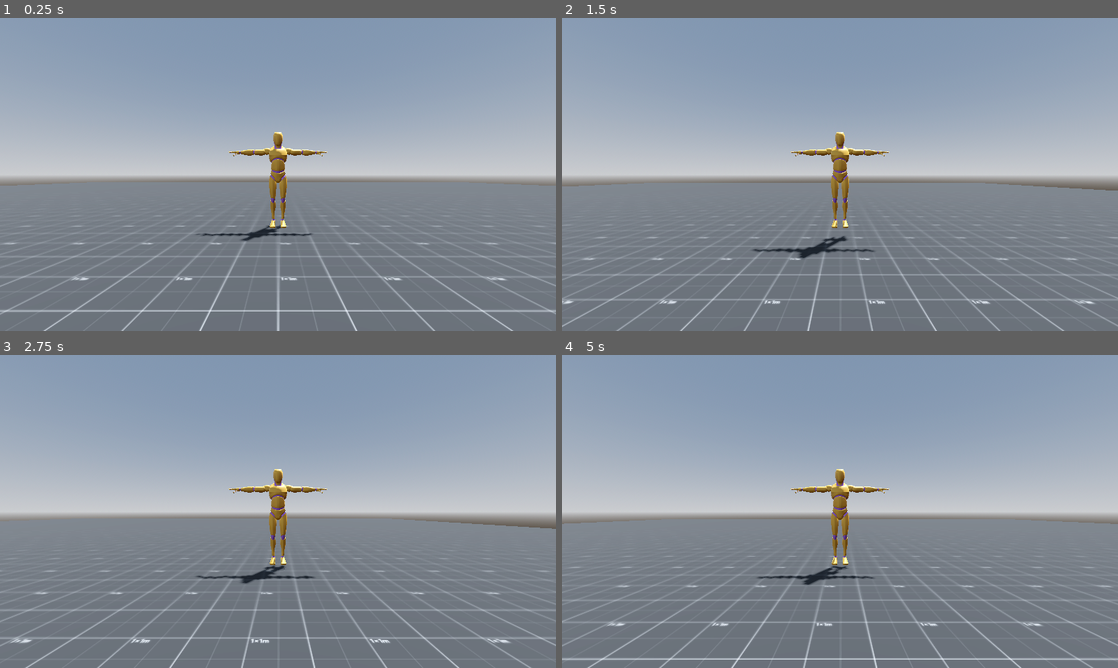
Above: before the commit, frames 1-4 (two rows, left to right).
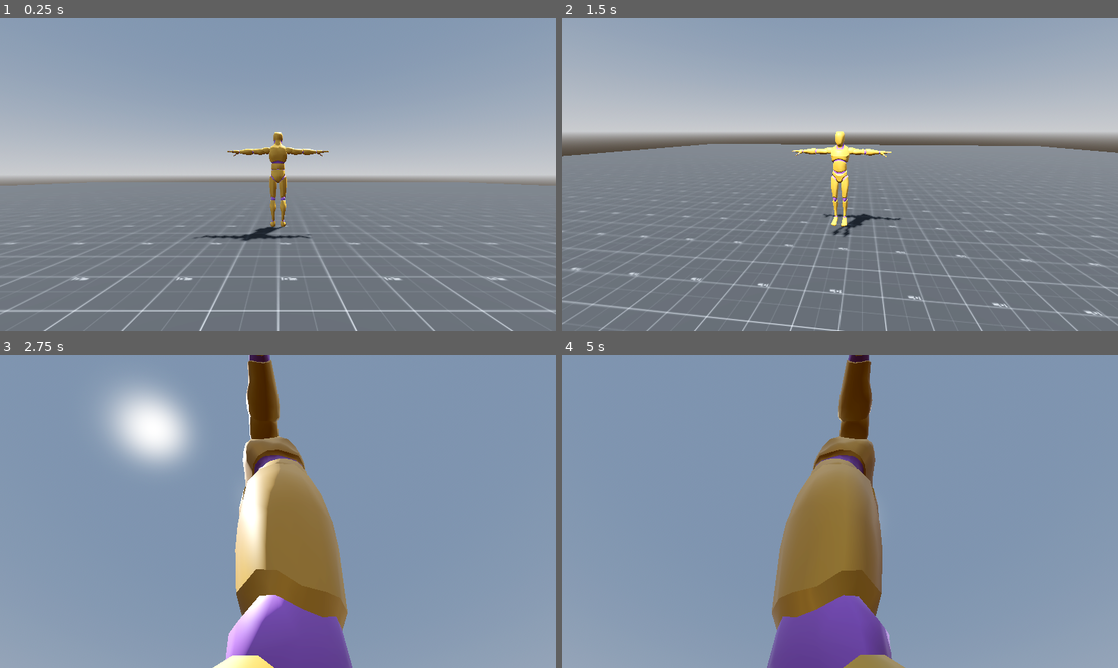
Above: after the commit, the same moments.

Repository: electricmasquerade/third-person-template
Game: Godot game, scene res://Scenes/sandbox.tscn
The game is run twice, just before and just after one commit, with the same random seed, the same clock (stepped at 60 frames per second) and the same inputs.
Inputs (mouse positions are in pixels of both pictures, inside the frame that each line leads up to):
- Up to frame 1 (0.25 s): no input
- Up to frame 2 (1.5 s): tap Enter at 0.5 s; move the mouse to (962, 158) at 0.52 s; hold Right (right) 0.53-1.28 s; tap Space (jump) at 0.6, 0.77, 1.07, 1.35 s; move the mouse to (728, 190) at 1.27 s; hold S (backward) from 1.28 s (still down)
- Up to frame 3 (2.75 s): tap Space (jump) at 1.52, 1.82, 2.1 s; move the mouse to (333, 442) at 2.02 s; release S (backward) at 2.03 s; hold Right (right) from 2.03 s (still down)
- Up to frame 4 (5 s): move the mouse to (812, 574) at 2.77 s; release Right (right) at 2.78 s; hold W (forward) 2.78-3.53 s; tap Space (jump) at 2.85, 3.02, 3.32, 3.6, 3.77, 4.07, 4.35, 4.52, 4.82 s; move the mouse to (1006, 558) at 3.52 s; hold Left (left) from 3.53 s (still down); tap Escape (pause, bound only after the commit) at 4.15 s; move the mouse to (673, 464) at 4.27 s

The runs differ from the first frame. In frame 1, 0.8% of the frame differs, in the area x 34-60%, y 36-71%; in frame 2, 32%; in frame 3, 74%, in the area x 0-100%, y 0-100%; in frame 4, 74%.

Commit message:
added info for states

Diff:
--- a/Player/player.gd
+++ b/Player/player.gd
@@ -1,9 +1,44 @@
 extends CharacterBody3D
+class_name Player
+
+@export var walk_speed: float = 5.0
+@export var run_speed: float = 10.0
+@export var jump: float = 4.5
+var move_direction := Vector3.ZERO
+@onready var mesh_pivot: Node3D = $MeshPivot
 
 
-@export var walk_speed = 5.0
-@export var jump = 4.5
 
+#camera variables
+@onready var cam_yaw_pivot: Node3D = $CamYaw
+@onready var cam_pitch_pivot: Node3D = $CamYaw/CamPitch
+var cam_yaw: float = 0.0
+var cam_pitch: float = 0.0
+@onready var third_per_cam: Camera3D = $CamYaw/CamPitch/SpringArm3D/ThirdPerCam
+@export var gamepad_sensitivity: float = 0.1
+@export var mouse_sensitivity: float = 0.002
+@export var look_sensitivity: float = 0.01
+@export var look_deadzone: float = 0.1
+
+@export var smoothing: float = 5.0
+@export var turn_speed: float = 25.0 #speed the player turns towards the camera direction
+
+# state stuff
+var current_state := "idle"
+var states: Dictionary[Variant, Variant] = {
+	"idle": StateIdle.new(),
+	"walk": StateWalk.new()
+	}
+
+
+func _ready() -> void:
+	Input.set_mouse_mode(Input.MOUSE_MODE_CAPTURED)
+
+func _unhandled_input(event):
+	if event is InputEventMouseMotion:
+		cam_yaw += -event.relative.x * look_sensitivity
+		cam_pitch += -event.relative.y * look_sensitivity
+		cam_pitch = clamp(cam_pitch, deg_to_rad(-70), deg_to_rad(65))
 
 func _physics_process(delta: float) -> void:
 	# Add the gravity.
@@ -14,15 +49,59 @@
 	if Input.is_action_just_pressed("jump") and is_on_floor():
 		velocity.y = jump
 
+	if Input.is_action_just_pressed("pause"):
+		if Input.mouse_mode == Input.MOUSE_MODE_CAPTURED:
+			Input.set_mouse_mode(Input.MOUSE_MODE_VISIBLE)
+		else:
+			Input.set_mouse_mode(Input.MOUSE_MODE_CAPTURED)
+
+
 	# Get the input direction and handle the movement/deceleration.
 	# As good practice, you should replace UI actions with custom gameplay actions.
-	var input_dir := Input.get_vector("left", "right", "forward", "backward")
-	var direction := (transform.basis * Vector3(input_dir.x, 0, input_dir.y)).normalized()
+
+	var direction := compute_move_direction()
 	if direction:
 		velocity.x = direction.x * walk_speed
 		velocity.z = direction.z * walk_speed
+		mesh_pivot.rotation.y = lerp_angle(mesh_pivot.rotation.y, atan2(-velocity.x, -velocity.z), turn_speed * delta)
 	else:
 		velocity.x = move_toward(velocity.x, 0, walk_speed)
 		velocity.z = move_toward(velocity.z, 0, walk_speed)
 
+	# rotate mesh pivot to face direction
+	#mesh_pivot.rotation.y = lerp_angle(mesh_pivot.rotation.y, atan2(-velocity.x, -velocity.z), turn_speed * delta)
+
+
+	#TODO: Put state machine stuff here
+	move_direction = direction
+
+	handle_camera(delta)
 	move_and_slide()
+
+func handle_camera(delta):
+	var axis_vector: Vector2 = Vector2.ZERO
+	axis_vector.x  = Input.get_action_strength("look_right") - Input.get_action_strength("look_left")
+	axis_vector.y  = Input.get_action_strength("look_down") - Input.get_action_strength("look_up")
+
+	if axis_vector.length() > look_deadzone:
+		# Handle gamepad input for camera rotation.
+		cam_pitch += -axis_vector.y * gamepad_sensitivity
+		cam_yaw += -axis_vector.x * gamepad_sensitivity
+		cam_pitch = clamp(cam_pitch, deg_to_rad(-80), deg_to_rad(65))
+
+	cam_pitch_pivot.rotation.x = lerp_angle(cam_pitch_pivot.rotation.x, cam_pitch, smoothing * delta)
+	cam_yaw_pivot.rotation.y = lerp_angle(cam_yaw_pivot.rotation.y, cam_yaw, smoothing * delta)
+
+func compute_move_direction() -> Vector3:
+	var input_dir := Input.get_vector("left", "right", "forward", "backward")
+	var direction := (cam_yaw_pivot.basis * Vector3(input_dir.x, 0, input_dir.y)).normalized()
+	return direction
+
+
+func transition_to_state(state: String) -> void:
+	if states.has(state):
+		states[current_state].exit(self)
+		current_state = state
+		states[current_state].enter(self)
+	else:
+		push_error("State " + state + " does not exist in the state machine.")
--- a/Player/player.tscn
+++ b/Player/player.tscn
@@ -2,6 +2,7 @@
 
 [ext_resource type="Script" uid="uid://1x5q23e13iun" path="res://Player/player.gd" id="1_4ntmi"]
 [ext_resource type="PackedScene" uid="uid://c23wue2cqeeo1" path="res://Characters/Universal Animation Library[Standard]/Unreal-Godot/UAL1_Standard.glb" id="1_l8h54"]
+[ext_resource type="AnimationLibrary" uid="uid://cl5w26nq88vl1" path="res://Characters/Universal Animation Library 2[Standard]/Unreal-Godot/UAL2_Standard.glb" id="3_btcbx"]
 
 [sub_resource type="CapsuleShape3D" id="CapsuleShape3D_4ntmi"]
 
@@ -18,6 +19,68 @@
 transform = Transform3D(1, 0, 0, 0, 1, 0, 0, 0, 1, 0, -1, 0)
 
 [node name="UAL1_Standard" parent="MeshPivot" unique_id=316747825 instance=ExtResource("1_l8h54")]
+transform = Transform3D(-1, 0, 8.940697e-08, 0, 1, 0, -8.940697e-08, 0, -1, 0, 0, 0)
+
+[node name="GeneralSkeleton" parent="MeshPivot/UAL1_Standard/Armature" parent_id_path=PackedInt32Array(316747825, 1045120003) index="0" unique_id=754128125]
+bones/1/position = Vector3(0, 0.9167, -0.050100047)
+bones/1/rotation = Quaternion(2.682209e-07, 0, 0, 1)
+bones/3/rotation = Quaternion(-1.4528631e-07, 0, 0, 1)
+bones/4/rotation = Quaternion(-4.4703484e-08, 0, 0, 1)
+bones/5/rotation = Quaternion(2.2351742e-08, 0, 0, 1)
+bones/6/rotation = Quaternion(2.3841858e-07, 0, 0, 1)
+bones/7/rotation = Quaternion(0.5, 0.49999988, 0.5, -0.5000001)
+bones/8/rotation = Quaternion(1.6391276e-07, 1, 4.4703476e-08, -2.9802319e-08)
+bones/9/rotation = Quaternion(-1.1590383e-07, -0.70710695, -1.0536709e-08, 0.7071066)
+bones/10/rotation = Quaternion(-1.8751639e-07, 0.70710707, 1.07511596e-07, 0.7071065)
+bones/11/rotation = Quaternion(3.5762793e-07, -3.725291e-07, 5.960465e-08, 1)
+bones/12/rotation = Quaternion(0, -1.1920929e-07, 5.9604645e-08, 1)
+bones/13/rotation = Quaternion(0, 0, 5.9604645e-08, 1)
+bones/15/rotation = Quaternion(3.1292439e-07, -2.3841858e-07, 5.9604645e-08, 1)
+bones/16/rotation = Quaternion(-2.9802322e-08, -1.1920929e-07, 2.9802322e-08, 1)
+bones/17/rotation = Quaternion(0, -5.960466e-08, -2.980233e-08, 1)
+bones/19/rotation = Quaternion(3.4272674e-07, -2.831221e-07, 2.9802326e-08, 1)
+bones/20/rotation = Quaternion(0, -1.0430813e-07, 5.9604645e-08, 1)
+bones/23/rotation = Quaternion(2.8312203e-07, -4.4703478e-07, 5.9604638e-08, 1)
+bones/24/rotation = Quaternion(2.9802322e-08, -8.940697e-08, 8.940697e-08, 1)
+bones/25/rotation = Quaternion(0, 0, -5.9604645e-08, 1)
+bones/27/rotation = Quaternion(-0.2141867, 0.67388695, 0.21418685, 0.67388755)
+bones/28/rotation = Quaternion(-1.3411045e-07, -5.9604645e-08, -5.9604645e-08, 1)
+bones/29/rotation = Quaternion(1.4901161e-08, 7.4505806e-08, 2.9802322e-08, 1)
+bones/30/scale = Vector3(1.0001454, 1.0004876, 1.0005833)
+bones/31/rotation = Quaternion(0.5, -0.49999988, -0.5, -0.5000001)
+bones/32/rotation = Quaternion(-1.3411044e-07, 1, 7.45058e-08, 2.9802319e-08)
+bones/33/rotation = Quaternion(-1.3697726e-07, 0.707107, -1.0536716e-08, 0.70710665)
+bones/34/rotation = Quaternion(-1.8728218e-07, -0.7071071, -1.07745805e-07, 0.7071064)
+bones/35/rotation = Quaternion(3.8743025e-07, 3.8743025e-07, -8.940698e-08, 1)
+bones/36/rotation = Quaternion(-2.9802322e-08, 1.1920929e-07, -2.9802322e-08, 1)
+bones/37/rotation = Quaternion(0, -1.4901161e-08, -1.4901161e-08, 1)
+bones/38/rotation = Quaternion(4.93601e-08, 1, 1.31505296e-08, -7.2555615e-08)
+bones/39/rotation = Quaternion(4.0233135e-07, 2.2351742e-07, -5.9604645e-08, 1)
+bones/40/rotation = Quaternion(-2.9802322e-08, 1.1920929e-07, -2.9802322e-08, 1)
+bones/41/rotation = Quaternion(1.4901165e-08, 1.4901165e-08, 4.4703494e-08, 1)
+bones/43/rotation = Quaternion(3.8743025e-07, 3.2782557e-07, -8.940698e-08, 1)
+bones/44/rotation = Quaternion(-1.4901161e-08, 1.3411045e-07, -7.4505806e-08, 1)
+bones/45/rotation = Quaternion(1.4901161e-08, 1.4901161e-08, 0, 1)
+bones/46/rotation = Quaternion(-0.03375011, 0.99943036, 7.077092e-09, -1.322724e-07)
+bones/47/rotation = Quaternion(3.874302e-07, 3.2782555e-07, -8.940697e-08, 1)
+bones/48/rotation = Quaternion(-1.4901161e-08, 1.0430813e-07, -2.9802322e-08, 1)
+bones/49/rotation = Quaternion(0, 5.9604645e-08, 0, 1)
+bones/50/rotation = Quaternion(-0.018857837, 0.9998222, -1.5216909e-08, -2.369153e-07)
+bones/51/rotation = Quaternion(-0.21418679, -0.6738869, -0.21418697, 0.6738875)
+bones/52/rotation = Quaternion(1.4901163e-08, 8.940698e-08, -5.960465e-08, 1)
+bones/53/rotation = Quaternion(5.9604638e-08, -2.9802319e-08, -2.9802319e-08, 1)
+bones/54/scale = Vector3(1.0001453, 1.0004876, 1.0005833)
+bones/55/rotation = Quaternion(0, 2.115965e-06, 1, 0)
+bones/56/rotation = Quaternion(4.9513798e-09, 1, -3.8300645e-06, 6.331045e-10)
+bones/57/rotation = Quaternion(3.019401e-09, 0.70710546, -0.7071081, -3.4309913e-09)
+bones/58/rotation = Quaternion(4.4117336e-08, 1, 5.9604645e-08, 1.9473367e-08)
+bones/60/rotation = Quaternion(-6.510936e-11, 2.115965e-06, 1, -9.305792e-09)
+bones/61/rotation = Quaternion(5.2846154e-09, 1, -3.8300645e-06, 2.7046976e-10)
+bones/62/rotation = Quaternion(-3.0232599e-09, 0.70710546, -0.7071081, 3.2290552e-09)
+bones/63/rotation = Quaternion(4.4117336e-08, 1, 5.9604645e-08, 1.9473367e-08)
+
+[node name="AnimationPlayer" parent="MeshPivot/UAL1_Standard" index="1" unique_id=433694141]
+libraries/UAL2_Standard = ExtResource("3_btcbx")
 
 [node name="CamYaw" type="Node3D" parent="." unique_id=1572525014]
 
@@ -29,3 +92,9 @@
 spring_length = 4.0
 
 [node name="ThirdPerCam" type="Camera3D" parent="CamYaw/CamPitch/SpringArm3D" unique_id=728286014]
+
+[node name="AnimationTree" type="AnimationTree" parent="." unique_id=315916123]
+root_node = NodePath("../MeshPivot/UAL1_Standard")
+anim_player = NodePath("../MeshPivot/UAL1_Standard/AnimationPlayer")
+
+[editable path="MeshPivot/UAL1_Standard"]
--- a/Scenes/sandbox.tscn
+++ b/Scenes/sandbox.tscn
@@ -36,3 +36,4 @@
 
 [node name="Player" parent="." unique_id=1584671684 instance=ExtResource("2_2b6ht")]
 transform = Transform3D(1, 0, 0, 0, 1, 0, 0, 0, 1, 0, 1, 0)
+walk_speed = 4.0
--- /dev/null
+++ b/States/StateBase.gd
@@ -0,0 +1,23 @@
+extends Node
+class_name StateBase
+
+# Called when the node enters the scene tree for the first time.
+func _ready() -> void:
+	pass # Replace with function body.
+
+
+# Called every frame. 'delta' is the elapsed time since the previous frame.
+func _process(delta: float) -> void:
+	pass
+
+func enter(player: Player):
+	pass
+
+func exit(player: Player):
+	pass
+
+func handle_input(player: Player, event):
+	pass
+
+func update(player: Player, delta: float):
+	pass
--- /dev/null
+++ b/States/StateIdle.gd
@@ -0,0 +1,11 @@
+extends StateBase
+class_name StateIdle
+
+# Called when the node enters the scene tree for the first time.
+func _ready() -> void:
+	pass # Replace with function body.
+
+
+# Called every frame. 'delta' is the elapsed time since the previous frame.
+func _process(delta: float) -> void:
+	pass
--- /dev/null
+++ b/States/StateWalk.gd
@@ -0,0 +1,11 @@
+extends StateBase
+class_name StateWalk
+
+# Called when the node enters the scene tree for the first time.
+func _ready() -> void:
+	pass # Replace with function body.
+
+
+# Called every frame. 'delta' is the elapsed time since the previous frame.
+func _process(delta: float) -> void:
+	pass
--- a/project.godot
+++ b/project.godot
@@ -57,6 +57,32 @@
 , Object(InputEventJoypadButton,"resource_local_to_scene":false,"resource_name":"","device":-1,"button_index":0,"pressure":0.0,"pressed":true,"script":null)
 ]
 }
+pause={
+"deadzone": 0.2,
+"events": [Object(InputEventKey,"resource_local_to_scene":false,"resource_name":"","device":-1,"window_id":0,"alt_pressed":false,"shift_pressed":false,"ctrl_pressed":false,"meta_pressed":false,"pressed":false,"keycode":0,"physical_keycode":4194305,"key_label":0,"unicode":0,"location":0,"echo":false,"script":null)
+, Object(InputEventJoypadButton,"resource_local_to_scene":false,"resource_name":"","device":-1,"button_index":6,"pressure":0.0,"pressed":true,"script":null)
+]
+}
+look_left={
+"deadzone": 0.2,
+"events": [Object(InputEventJoypadMotion,"resource_local_to_scene":false,"resource_name":"","device":-1,"axis":2,"axis_value":-1.0,"script":null)
+]
+}
+look_right={
+"deadzone": 0.2,
+"events": [Object(InputEventJoypadMotion,"resource_local_to_scene":false,"resource_name":"","device":-1,"axis":2,"axis_value":1.0,"script":null)
+]
+}
+look_up={
+"deadzone": 0.2,
+"events": [Object(InputEventJoypadMotion,"resource_local_to_scene":false,"resource_name":"","device":-1,"axis":3,"axis_value":-1.0,"script":null)
+]
+}
+look_down={
+"deadzone": 0.2,
+"events": [Object(InputEventJoypadMotion,"resource_local_to_scene":false,"resource_name":"","device":-1,"axis":3,"axis_value":1.0,"script":null)
+]
+}
 
 [layer_names]
 
Not shown, added: States/StateBase.gd.uid
Not shown, added: States/StateIdle.gd.uid
Not shown, added: States/StateWalk.gd.uid
